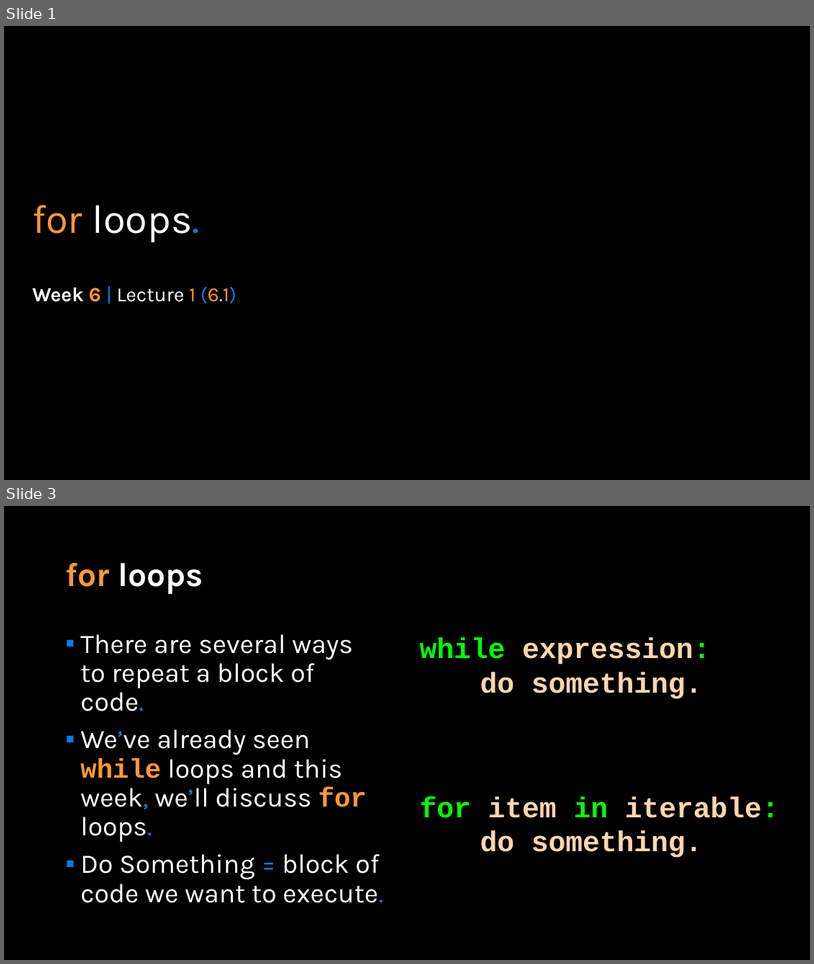
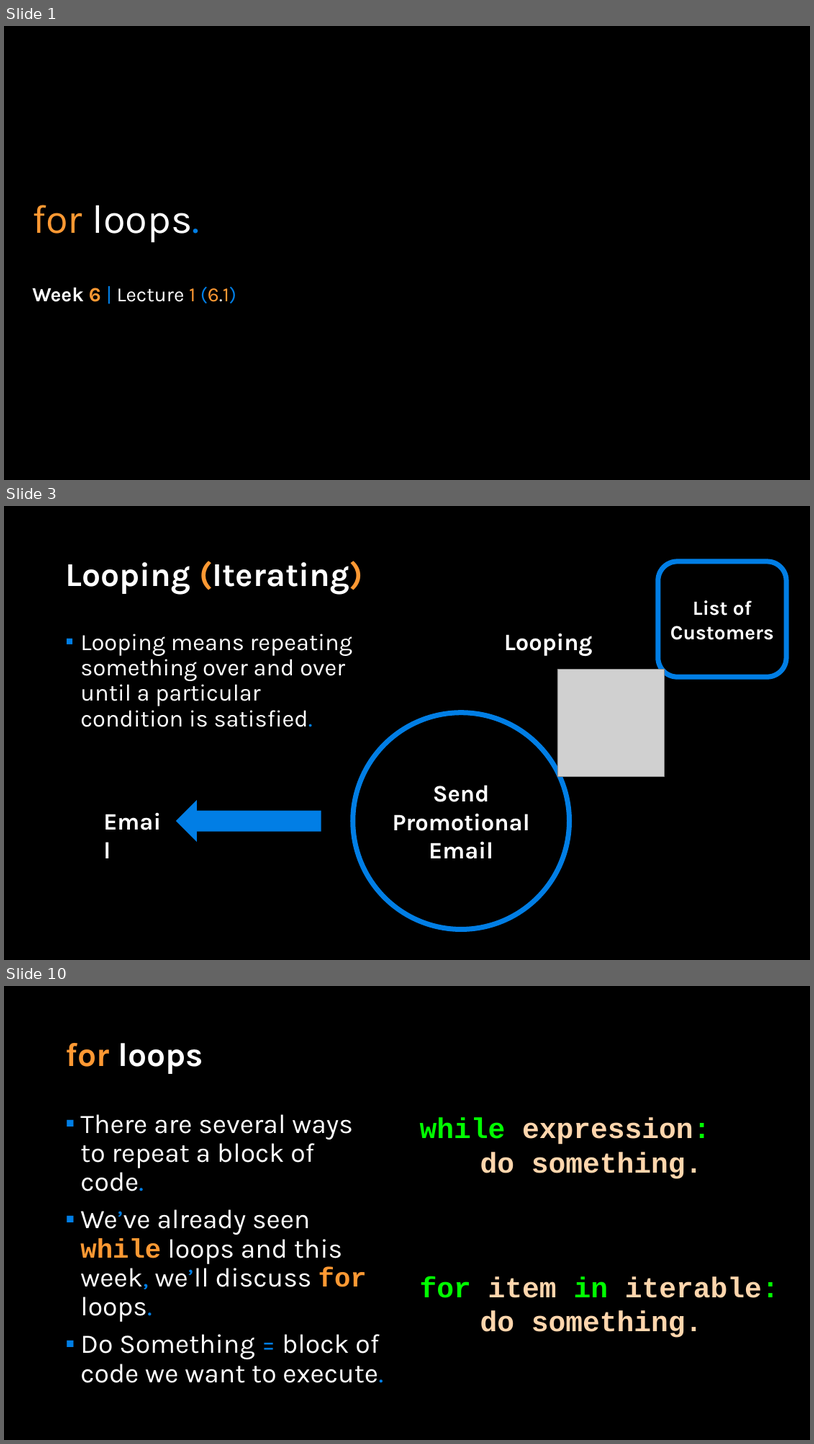
Before and after one commit to APS106/APS106-winter-2022-material, a slide deck: lectures/week6/lecture1/slides/week6_lecture1.pptx. Shown one above the other, each under a label of ours: slides 1 and 3 before the commit, slides 1, 3 and 10 after it; the slides between them are not shown. The pictures are 814x964 and 814x1444 pixels, drawn with LibreOffice and Linux fonts; fonts in the diff are those of the drawing; grey boxes stand for pictures; background and template pictures are left out. Boxes give left, top, right and bottom in pixels: in the first picture for what was removed or moved away, otherwise in the second. Text is boxed around its words. In the diff, an @@ line names an element or a change of style, - is before the commit and + after.

```diff
--- a/lectures/week6/lecture1/slides/week6_lecture1.pptx
+++ b/lectures/week6/lecture1/slides/week6_lecture1.pptx
@@ slide 3 added at bbox=[4, 506, 810, 960], background picture (left out) @@
@@ title added at bbox=[65, 561, 363, 594], 39.6 pt, text #FFFFFF, bold @@
+Looping (Iterating)
@@ rounded rectangle added at bbox=[658, 561, 787, 677], outline #017EE5 6 pt, 24 pt, text #FFFFFF, bold @@
+List of Customers
@@ text added at bbox=[80, 633, 352, 727], 28 pt, text #FFFFFF @@
+▪ Looping means repeating something over and over until a particular condition is satisfied.
@@ text added at bbox=[504, 633, 593, 656], 28 pt, text #FFFFFF, bold @@
+Looping
@@ picture added at bbox=[558, 669, 665, 777] @@
@@ ellipse added at bbox=[353, 713, 570, 929], outline #017EE5 6 pt, 28 pt, text #FFFFFF, bold @@
+Send Promotional Email
@@ text added at bbox=[98, 803, 171, 838], 28 pt, text #FFFFFF, bold @@
+Email
@@ right arrow added at bbox=[176, 800, 322, 842], fill #017EE5 @@
@@ what was slide 3 is now slide 10 @@
```
Also in this commit, not shown: 3 slides changed, 6 other slides added, 2 other files.
